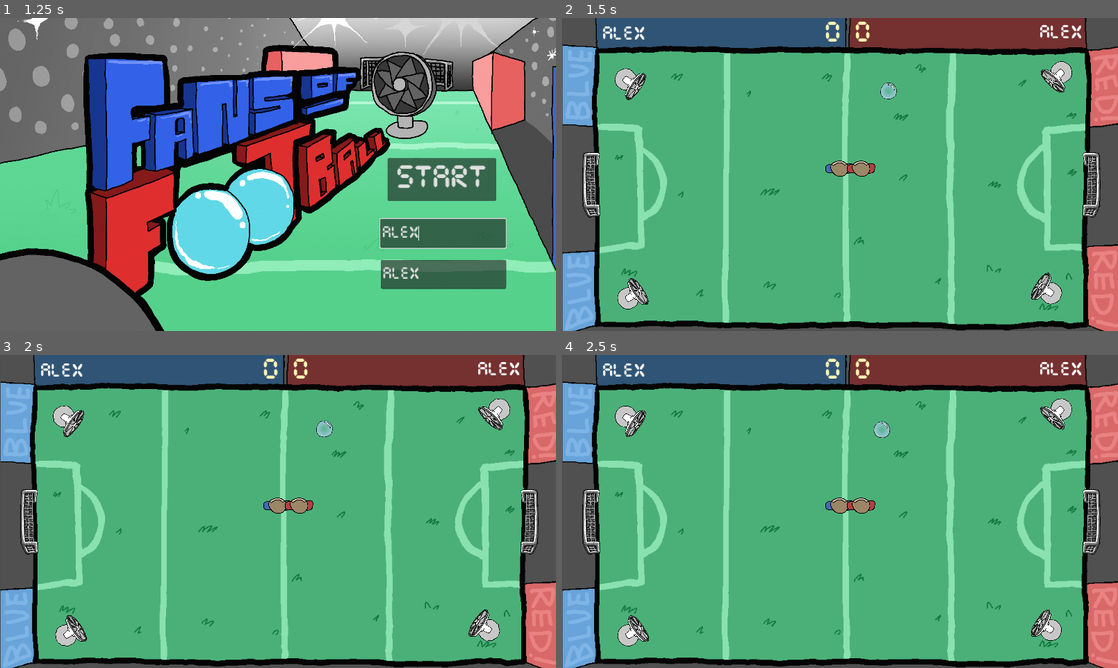
Above: before the commit, frames 1-4 (two rows, left to right).
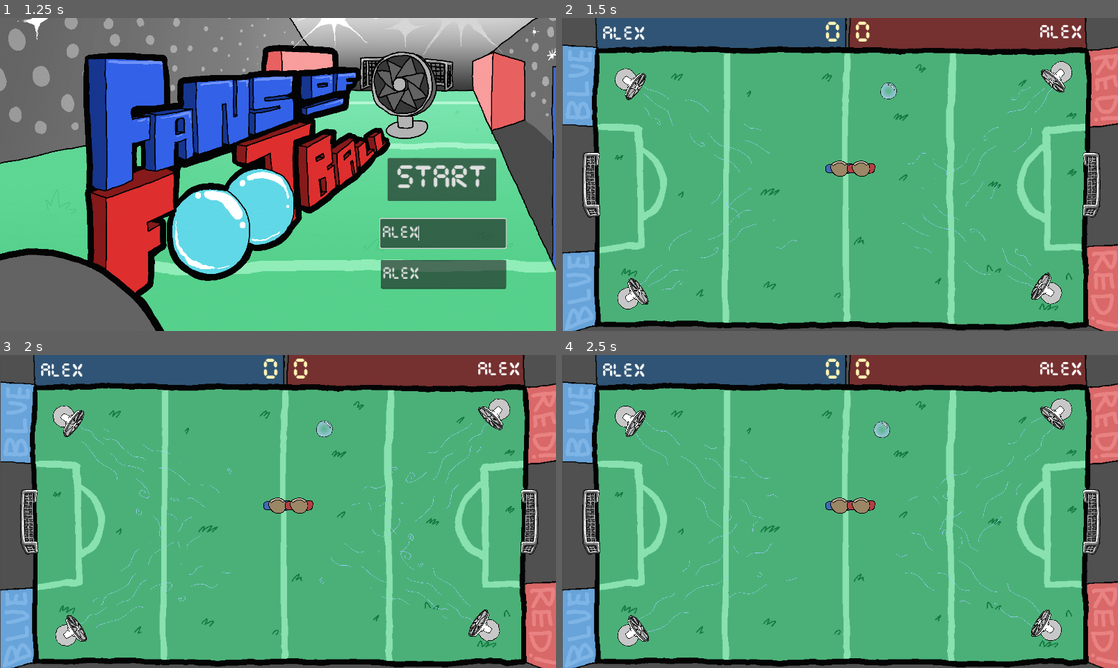
Above: after the commit, the same moments.

Repository: Calandir/ggj-2025
Game: Godot game, scene res://Scenes/menu.tscn
The game is run twice, just before and just after one commit, with the same random seed, the same clock (stepped at 60 frames per second) and the same inputs. Sound files missing from this copy of the repository are replaced by a short silence.
Inputs (mouse positions are in pixels of both pictures, inside the frame that each line leads up to):
- Up to frame 1 (1.25 s): click (444, 274) at 0.52 s; type "Alex" at 0.6 s; click (444, 233) at 0.75 s; type "Alex" at 0.83 s
- Up to frame 2 (1.5 s): click "START" at 1.25 s
- Up to frame 3 (2 s): no input
- Up to frame 4 (2.5 s): tap R (p0_spawn_bubble) at 2.1 s

Frame 1 is identical in both runs. In frame 2, 0.3% of the frame differs, in the area x 14-89%, y 21-88%; in frame 3, 0.4%, in the area x 14-88%, y 21-88%; in frame 4, 0.4%.

Commit message:
Wind animation

Diff:
--- a/Scenes/Fan.tscn
+++ b/Scenes/Fan.tscn
@@ -1,8 +1,66 @@
-[gd_scene load_steps=9 format=3 uid="uid://bww2ytek0n024"]
+[gd_scene load_steps=18 format=3 uid="uid://bww2ytek0n024"]
 
 [ext_resource type="Script" path="res://Scripts/fan.gd" id="1_cdjk6"]
+[ext_resource type="Texture2D" uid="uid://6wivd50bc2t1" path="res://Art/Wind_Art.png" id="2_qmjsc"]
 [ext_resource type="Texture2D" uid="uid://cwngcfkylc1te" path="res://Art/Fan-Final-Art.png" id="2_sfcpr"]
 [ext_resource type="Script" path="res://Scripts/fan_pickup.gd" id="3_s831a"]
+
+[sub_resource type="AtlasTexture" id="AtlasTexture_fnpdv"]
+atlas = ExtResource("2_qmjsc")
+region = Rect2(0, 0, 768, 768)
+
+[sub_resource type="AtlasTexture" id="AtlasTexture_lj4r8"]
+atlas = ExtResource("2_qmjsc")
+region = Rect2(768, 0, 768, 768)
+
+[sub_resource type="AtlasTexture" id="AtlasTexture_a5l1e"]
+atlas = ExtResource("2_qmjsc")
+region = Rect2(1536, 0, 768, 768)
+
+[sub_resource type="AtlasTexture" id="AtlasTexture_tibg1"]
+atlas = ExtResource("2_qmjsc")
+region = Rect2(2304, 0, 768, 768)
+
+[sub_resource type="AtlasTexture" id="AtlasTexture_ssgpx"]
+atlas = ExtResource("2_qmjsc")
+region = Rect2(3072, 0, 768, 768)
+
+[sub_resource type="AtlasTexture" id="AtlasTexture_c45yj"]
+atlas = ExtResource("2_qmjsc")
+region = Rect2(3840, 0, 768, 768)
+
+[sub_resource type="AtlasTexture" id="AtlasTexture_583pu"]
+atlas = ExtResource("2_qmjsc")
+region = Rect2(4608, 0, 768, 768)
+
+[sub_resource type="SpriteFrames" id="SpriteFrames_4xuyo"]
+animations = [{
+"frames": [{
+"duration": 1.0,
+"texture": SubResource("AtlasTexture_fnpdv")
+}, {
+"duration": 1.0,
+"texture": SubResource("AtlasTexture_lj4r8")
+}, {
+"duration": 1.0,
+"texture": SubResource("AtlasTexture_a5l1e")
+}, {
+"duration": 1.0,
+"texture": SubResource("AtlasTexture_tibg1")
+}, {
+"duration": 1.0,
+"texture": SubResource("AtlasTexture_ssgpx")
+}, {
+"duration": 1.0,
+"texture": SubResource("AtlasTexture_c45yj")
+}, {
+"duration": 1.0,
+"texture": SubResource("AtlasTexture_583pu")
+}],
+"loop": true,
+"name": &"new_animation",
+"speed": 5.0
+}]
 
 [sub_resource type="AtlasTexture" id="AtlasTexture_if032"]
 atlas = ExtResource("2_sfcpr")
@@ -46,6 +104,14 @@
 [node name="CollisionPolygon2D" type="CollisionPolygon2D" parent="Fan0_Area2D"]
 polygon = PackedVector2Array(0, 50, 600, 200, 615, 0, 600, -200, 0, -50)
 
+[node name="AnimatedSprite2D" type="AnimatedSprite2D" parent="Fan0_Area2D"]
+position = Vector2(318.938, 3.93744)
+rotation = 1.5708
+scale = Vector2(0.520996, 0.720215)
+sprite_frames = SubResource("SpriteFrames_4xuyo")
+animation = &"new_animation"
+autoplay = "new_animation"
+
 [node name="AnimatedSprite2D" type="AnimatedSprite2D" parent="."]
 position = Vector2(0, -1)
 rotation = 1.5708
Not shown, added: Art/Wind_Art.png.import
